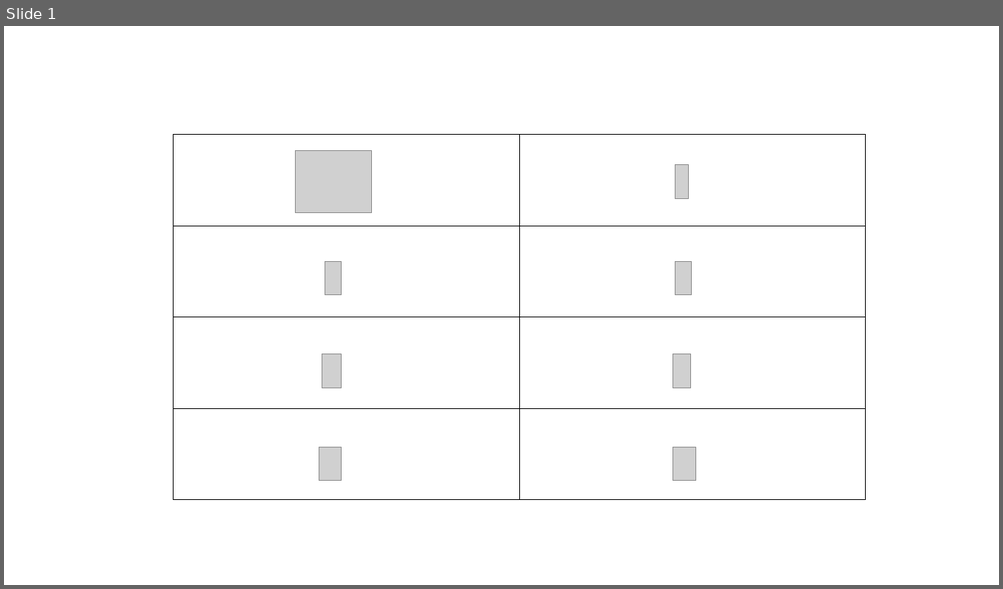
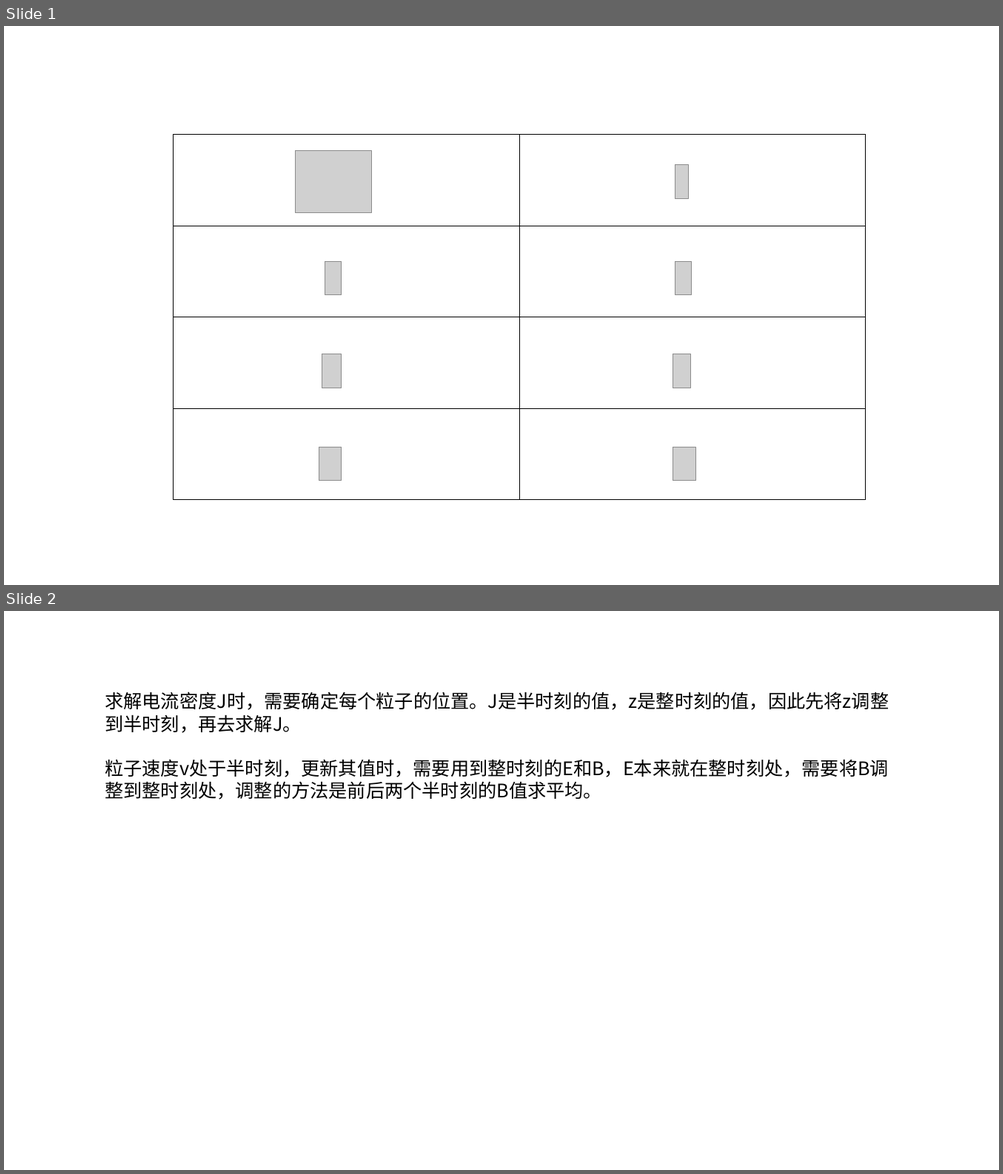
Before and after one commit to slightcloud/ECR1D_new, a slide deck: 模拟中的一些细节.pptx. Shown one above the other, each under a label of ours: slide 1 before the commit, slides 1 and 2 after it. The pictures are 1003x589 and 1003x1174 pixels, drawn with LibreOffice and Linux fonts; fonts in the diff are those of the drawing; grey boxes stand for pictures. Boxes give left, top, right and bottom in pixels: in the first picture for what was removed or moved away, otherwise in the second. Text is boxed around its words. In the diff, an @@ line names an element or a change of style, - is before the commit and + after.

```diff
--- a/模拟中的一些细节.pptx
+++ b/模拟中的一些细节.pptx
@@ slide 2 added at [4, 611, 999, 1170], background #FFFFFF @@
@@ text added at [105, 692, 888, 800], 18 pt, text #000000 @@
+求解电流密度J时，需要确定每个粒子的位置。J是半时刻的值，z是整时刻的值，因此先将z调整到半时刻，再去求解J。
+粒子速度v处于半时刻，更新其值时，需要用到整时刻的E和B，E本来就在整时刻处，需要将B调整到整时刻处，调整的方法是前后两个半时刻的B值求平均。
```
Also in this commit, not shown: 9 other files.
